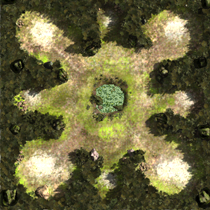
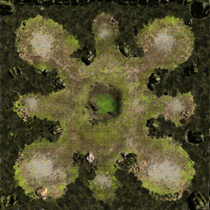
Before/after of a 210 x 210 layered artwork. What changed in the layer stack:
added layer "Camada 5" above "Exposição 1" over 0, 0, 209, 210
